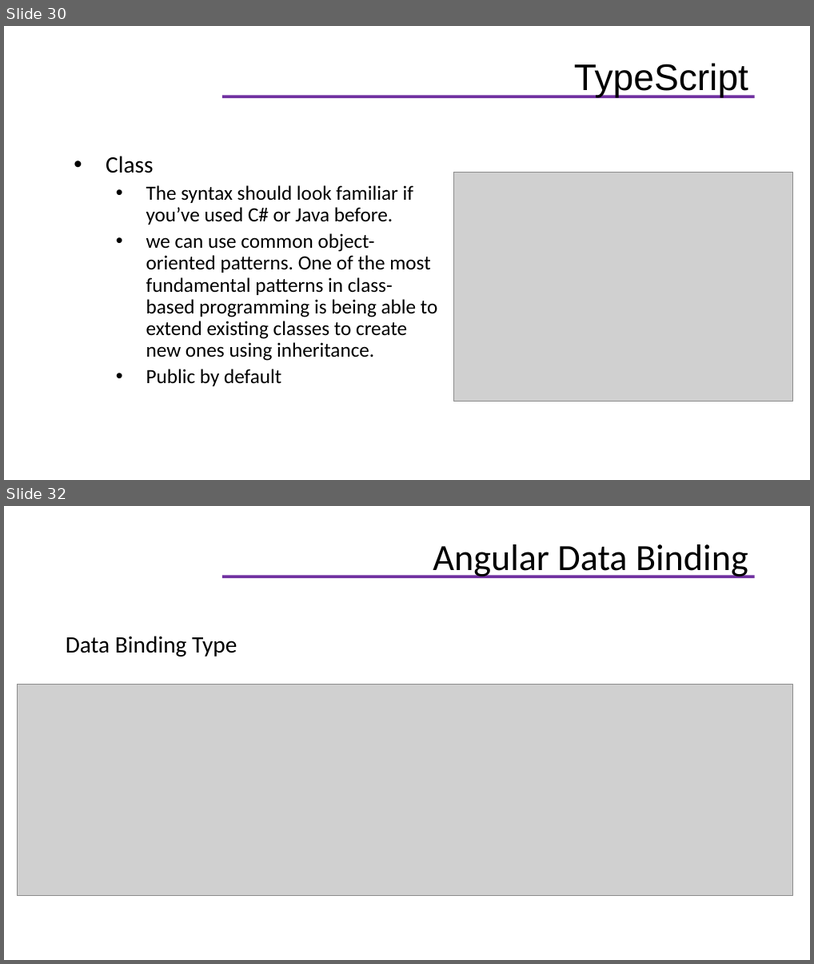
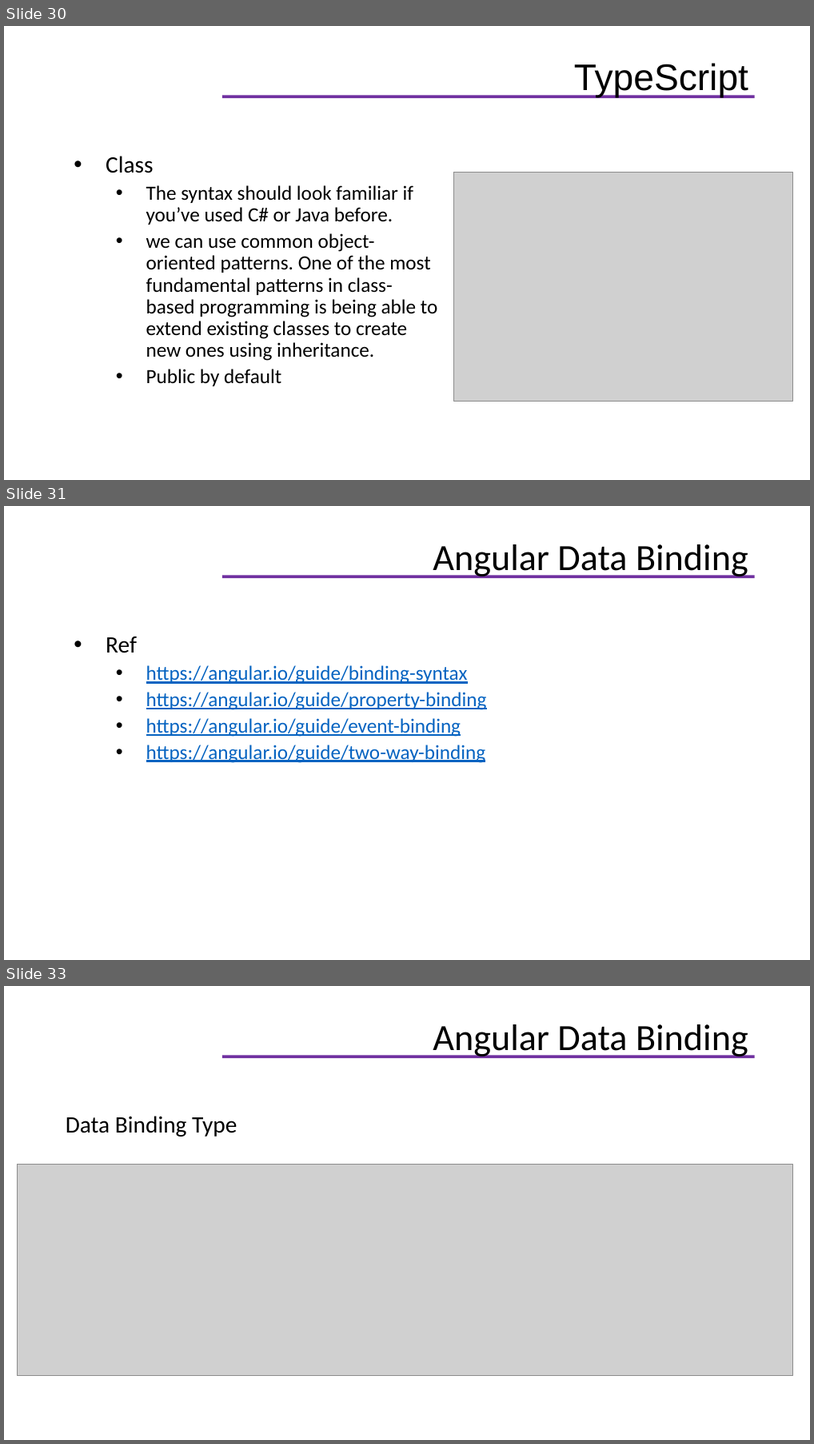
Before and after one commit to helenhash/angular-training, a slide deck: docs/Angular Training.pptx. Shown one above the other, each under a label of ours: slides 30 and 32 before the commit, slides 30, 31 and 33 after it; the slides between them are not shown. The pictures are 814x964 and 814x1444 pixels, drawn with LibreOffice and Linux fonts; fonts in the diff are those of the drawing; grey boxes stand for pictures; background and template pictures are left out. Boxes give left, top, right and bottom in pixels: in the first picture for what was removed or moved away, otherwise in the second. Text is boxed around its words. In the diff, an @@ line names an element or a change of style, - is before the commit and + after.

```diff
--- a/docs/Angular Training.pptx
+++ b/docs/Angular Training.pptx
@@ slide 31 added at [4, 506, 810, 960], background #FFFFFF; not listed: 1 template element that a slide beside it also shows @@
@@ title added at [433, 544, 749, 578], 33 pt, text #000000 @@
+Angular Data Binding
@@ text added at [106, 636, 487, 763], 18 pt, text #0563C1, underline @@
+• Ref
+  • https://angular.io/guide/binding-syntax
+  • https://angular.io/guide/property-binding
+  • https://angular.io/guide/event-binding
+  • https://angular.io/guide/two-way-binding
@@ what was slide 32 is now slide 33 @@
```
Also in this commit, not shown: 4 slides changed, 5 other slides added, 1 slide removed, 19 other files.
